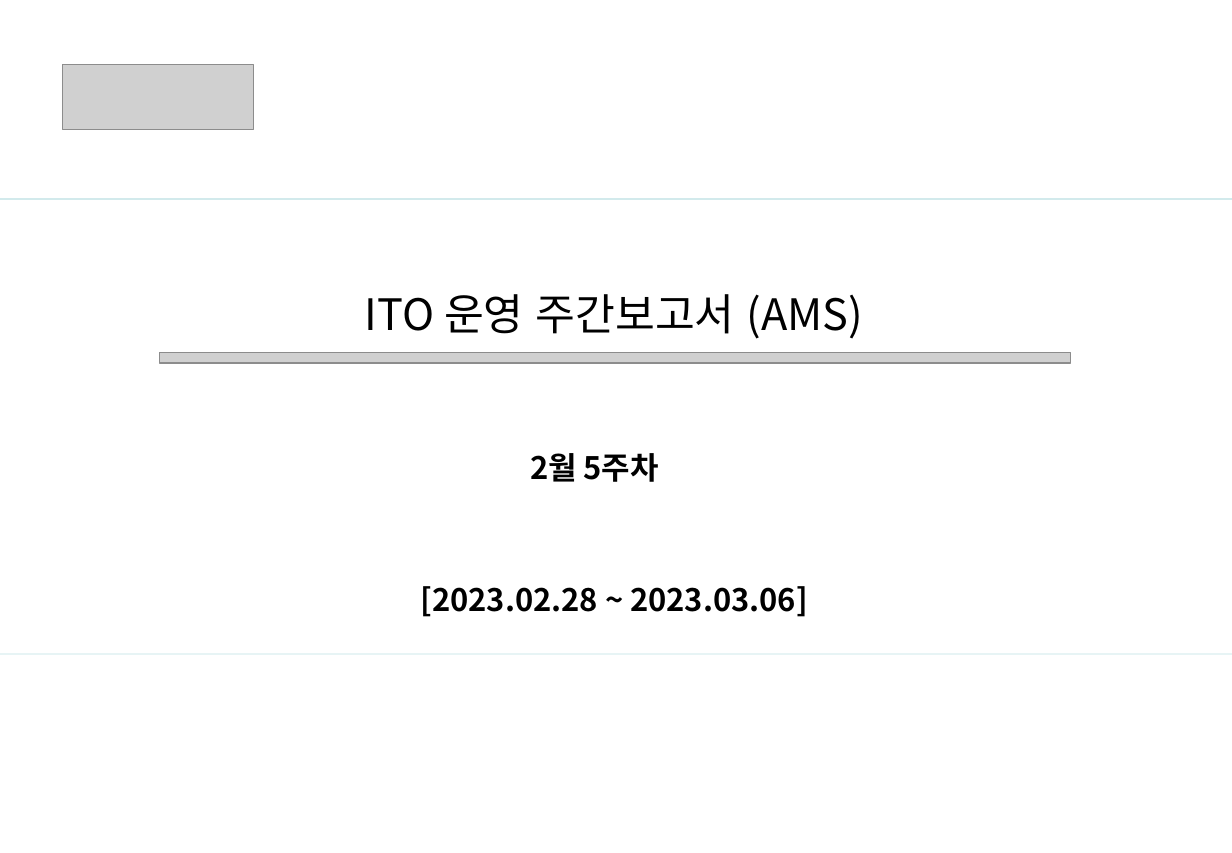
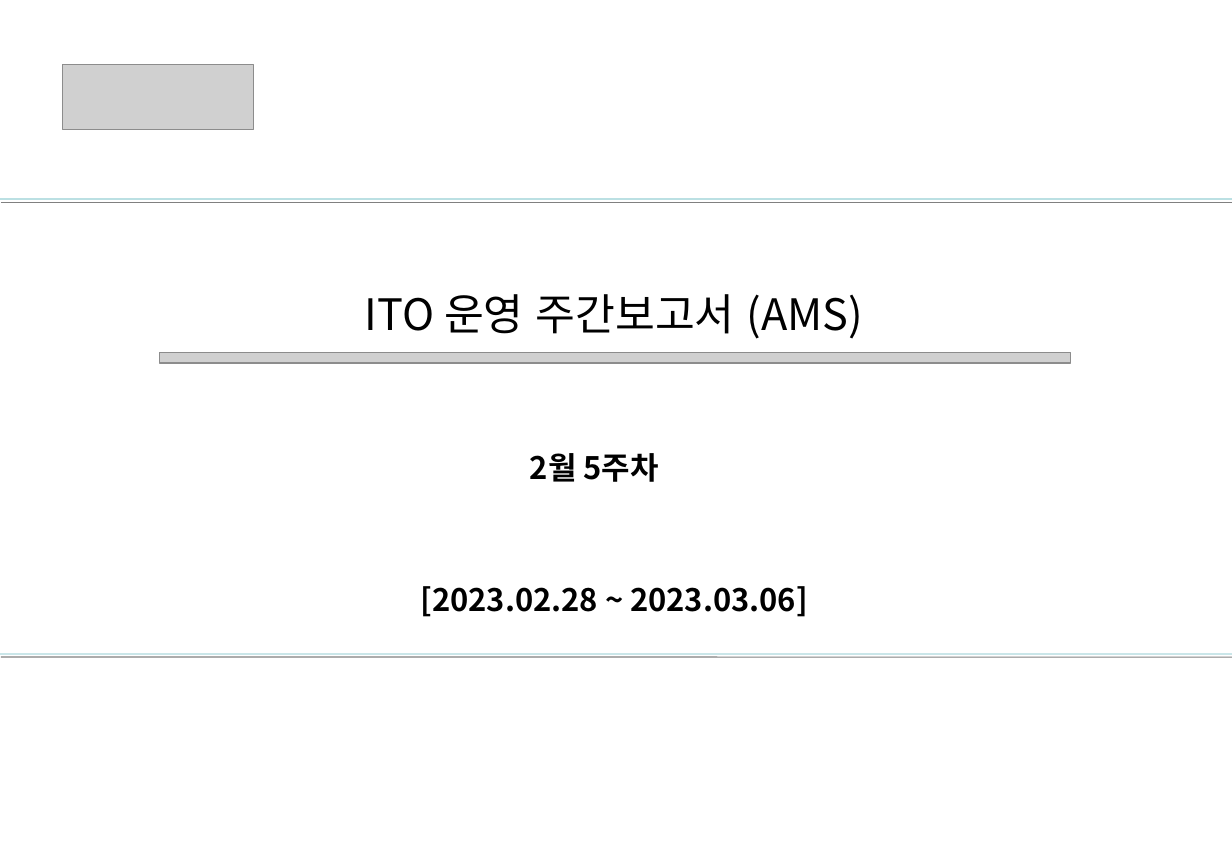
Before and after one commit to HywuLeeJiEun/RMS, a slide deck: slide 1 of src/main/webapp/WEB-INF/Files/2023-02/27/title2023-02-27.pptx. Drawn at 1232x853 pixels with LibreOffice and Linux fonts; fonts in the diff are those of the drawing; grey boxes stand for pictures. Boxes give left, top, right and bottom in pixels: in the first picture for what was removed or moved away, otherwise in the second. Text is boxed around its words. In the diff, an @@ line names an element or a change of style, - is before the commit and + after.

```diff
--- a/src/main/webapp/WEB-INF/Files/2023-02/27/title2023-02-27.pptx
+++ b/src/main/webapp/WEB-INF/Files/2023-02/27/title2023-02-27.pptx
@@ line added from (0, 199) to (1232, 199), #BBE0E3 0.75 pt @@
@@ line added from (0, 654) to (1232, 654), #BBE0E3 0.75 pt @@
```
Also in this commit, not shown: 6 other files.
